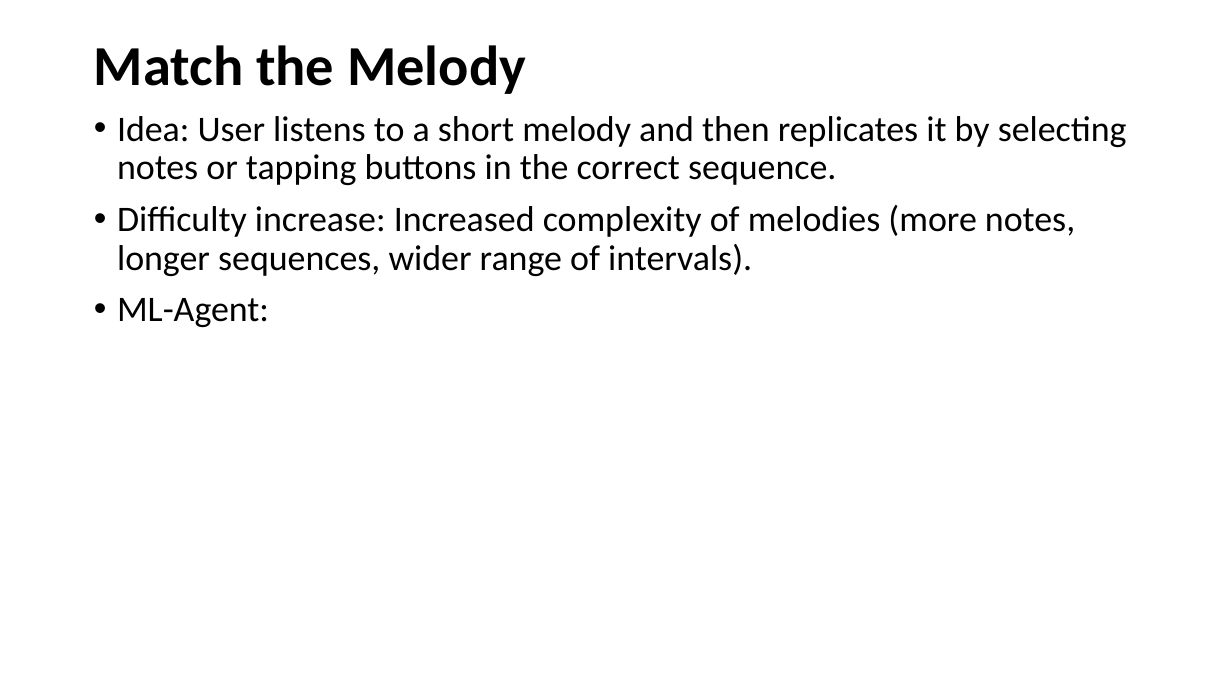
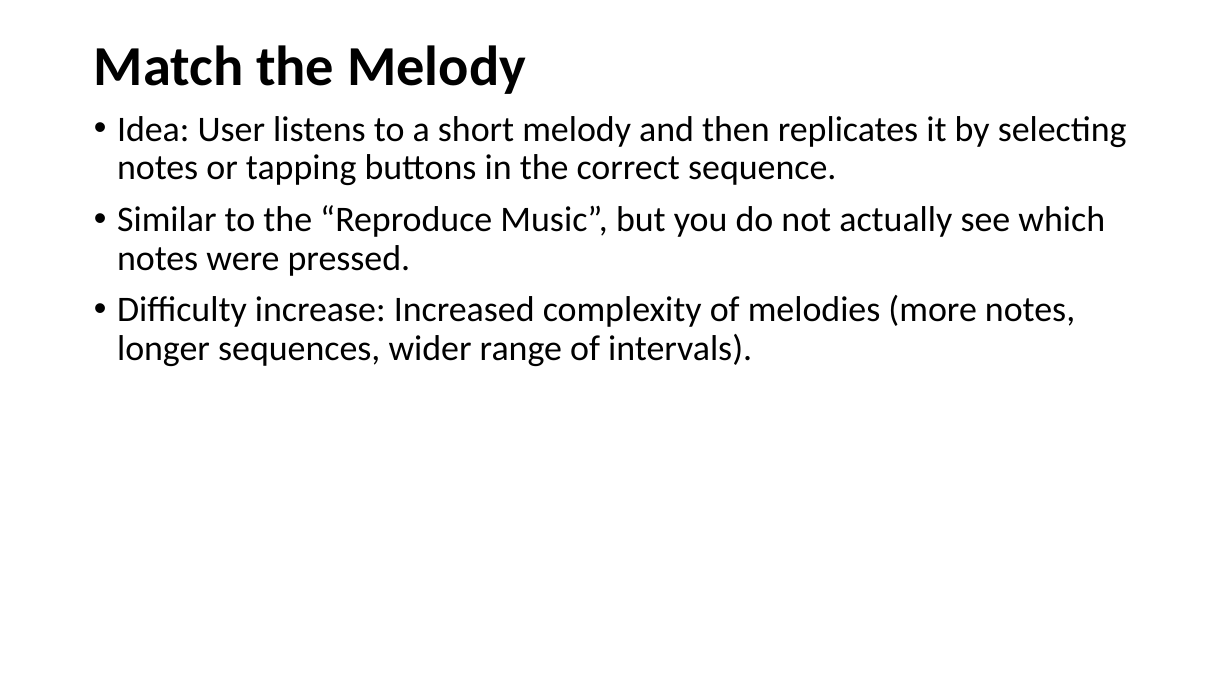
Before and after one commit to ztsv-av/xr_ml, a slide deck: slide 10 of vr_ideas.pptx (slide 15 before the commit). Drawn at 1232x693 pixels with LibreOffice and Linux fonts; fonts in the diff are those of the drawing. Boxes give left, top, right and bottom in pixels: in the first picture for what was removed or moved away, otherwise in the second. Text is boxed around its words. In the diff, an @@ line names an element or a change of style, - is before the commit and + after.

```diff
--- a/vr_ideas.pptx
+++ b/vr_ideas.pptx
@@ text at (117,205,1105,276): paragraph added @@
+• Similar to the “Reproduce Music”, but you do not actually see which notes were pressed.
@@ text at (117,298,269,327): paragraph removed @@
-• ML-Agent:
```
Also in this commit, not shown: 9 other slides changed, 1 slide removed.
